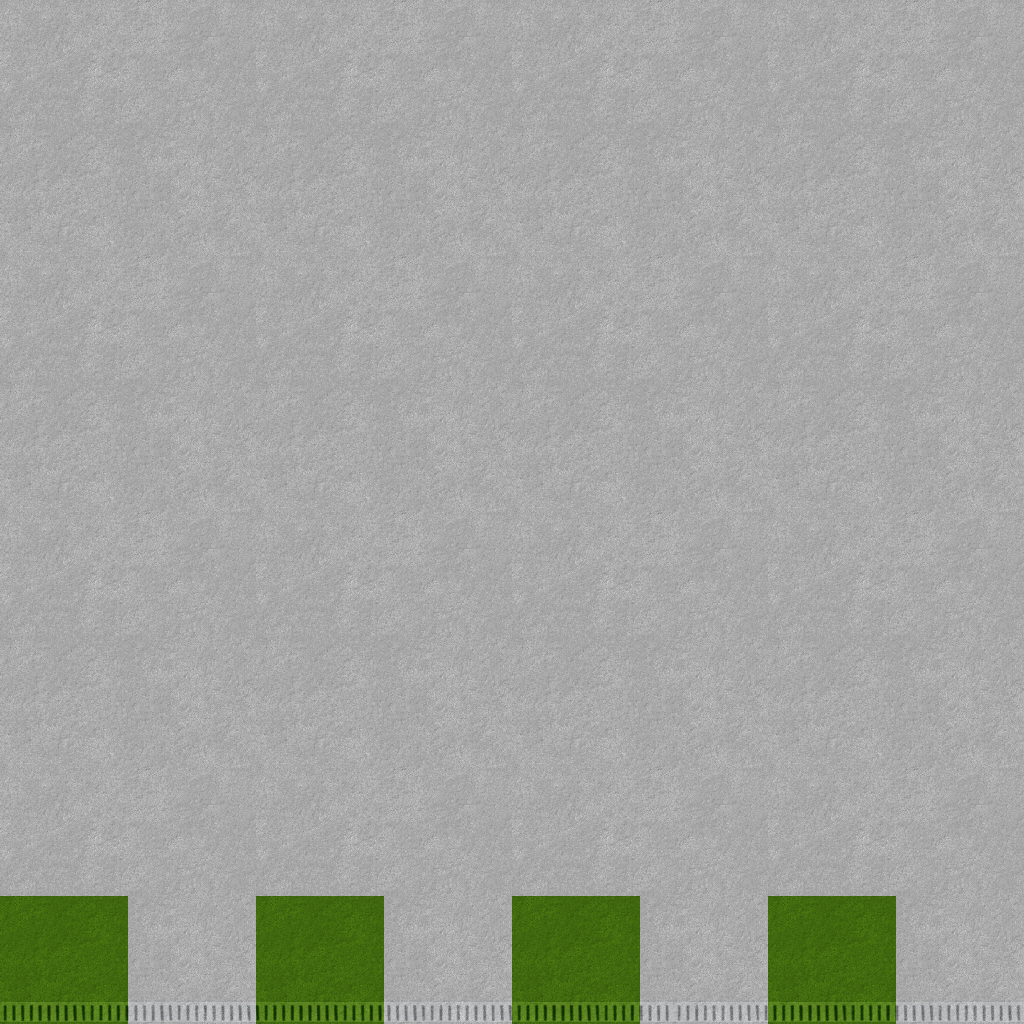
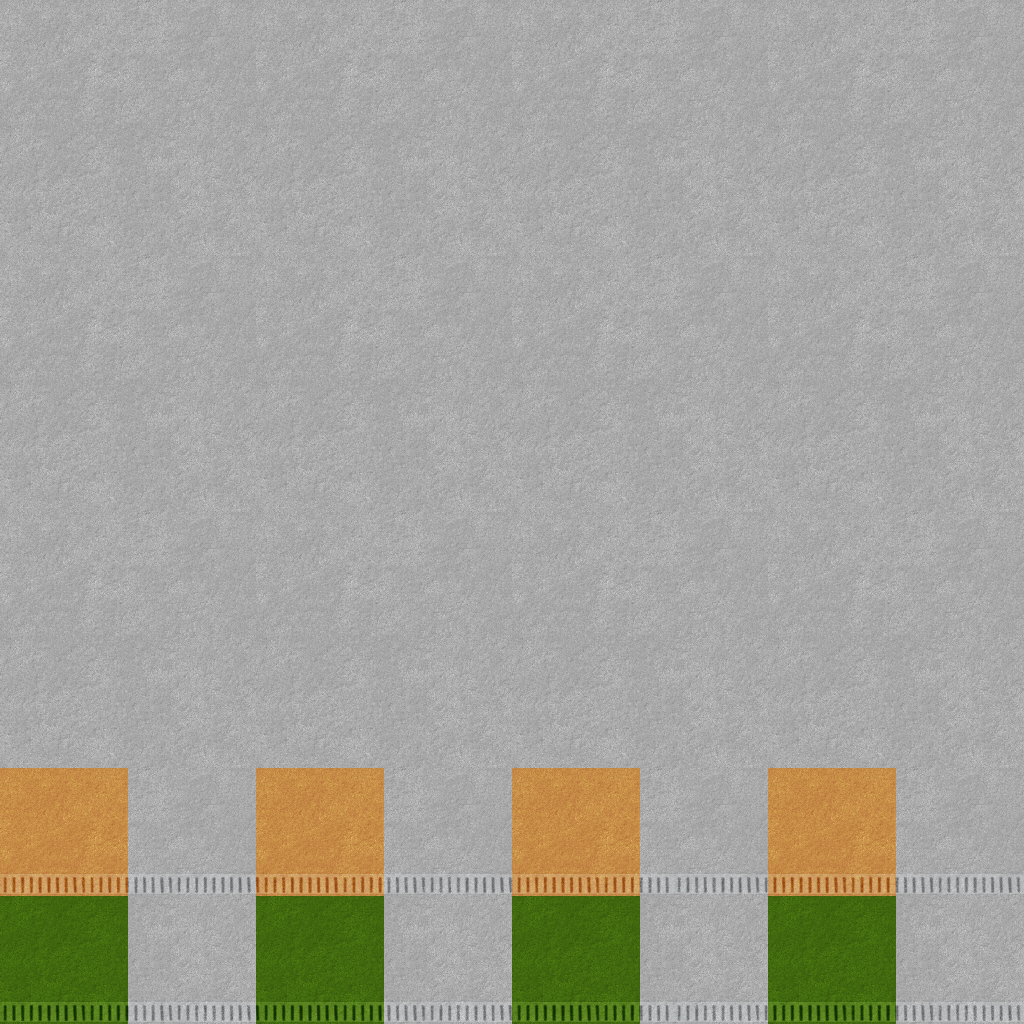
The second 1024 × 1024 image is a revision of the first. Changes to its layers:
painted on "Layer #4" over [0, 872, 1024, 895]
painted on "Layer #3" over [0, 768, 896, 896]
added layer "Layer #5" (hard light) above "Layer #2" over [0, 768, 896, 896]
